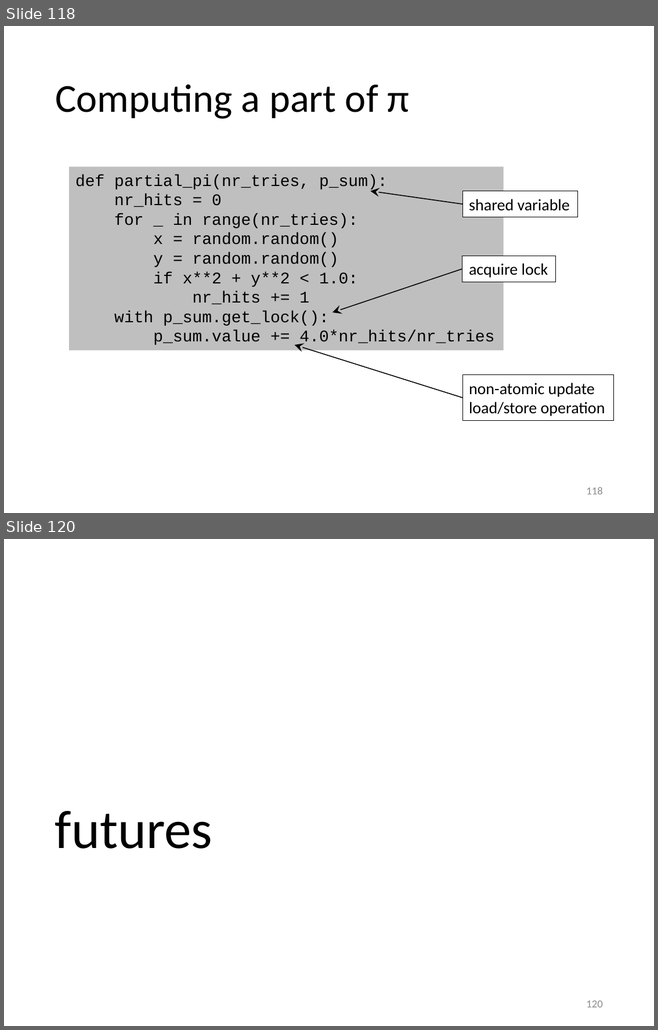
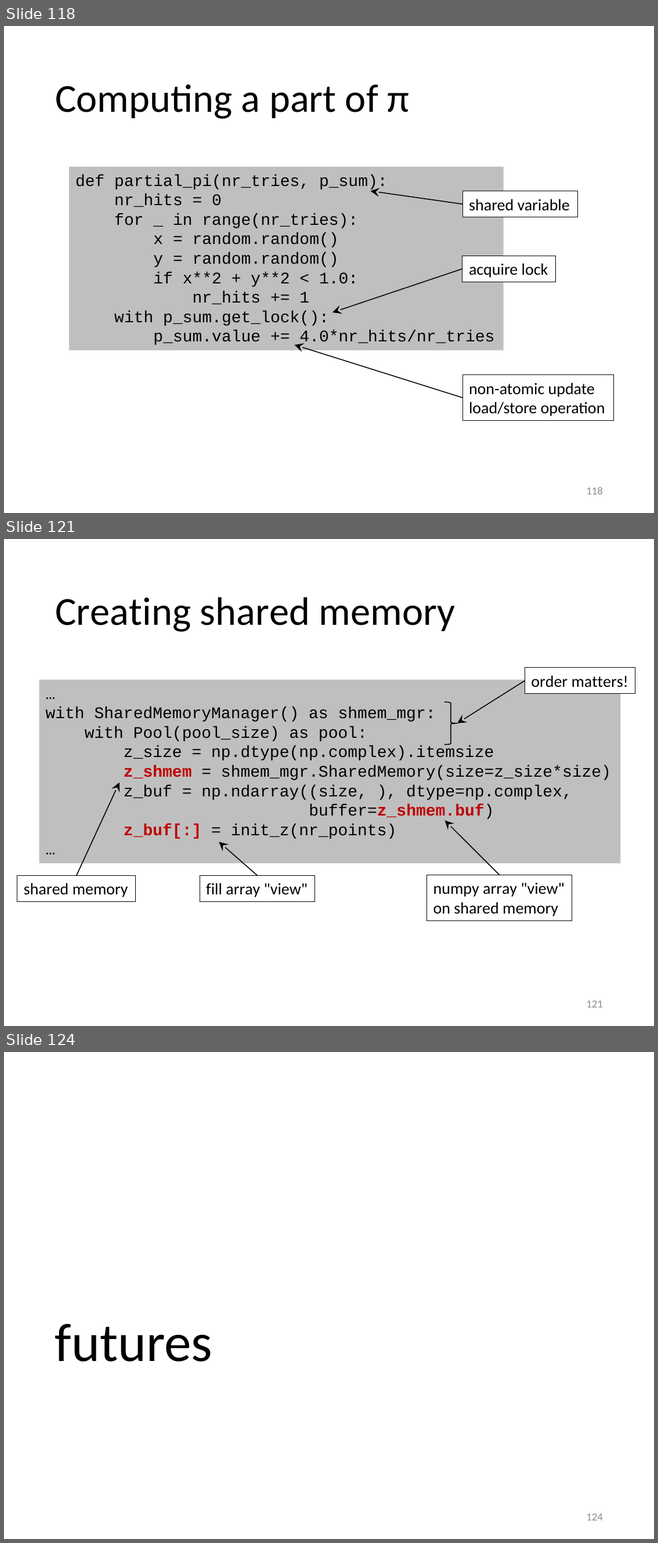
Before and after one commit to gjbex/Python-for-HPC, a slide deck: python_hpc.pptx. Shown one above the other, each under a label of ours: slides 118 and 120 before the commit, slides 118, 121 and 124 after it; the slides between them are not shown. The pictures are 658x1030 and 658x1543 pixels, drawn with LibreOffice and Linux fonts; fonts in the diff are those of the drawing. Boxes give left, top, right and bottom in pixels: in the first picture for what was removed or moved away, otherwise in the second. Text is boxed around its words. In the diff, an @@ line names an element or a change of style, - is before the commit and + after.

Commit message:
Add slides on Python 3.8 shared memory feature

```diff
--- a/python_hpc.pptx
+++ b/python_hpc.pptx
@@ slide 121 added at bbox=[4, 539, 654, 1026], background #FFFFFF @@
@@ title added at bbox=[55, 597, 455, 632], 44 pt, text #000000 @@
+Creating shared memory
@@ rectangle added at bbox=[524, 668, 635, 694], fill #FFFFFF, outline #000000 0.75 pt, 18 pt, text #000000 @@
+order matters!
@@ rectangle added at bbox=[39, 680, 621, 864], fill #BFBFBF, 18 pt, text #000000 @@
+…
+with SharedMemoryManager() as shmem_mgr:
+with Pool(pool_size) as pool:
+z_size = np.dtype(np.complex).itemsize
+z_shmem = shmem_mgr.SharedMemory(size=z_size*size)
+z_buf = np.ndarray((size, ), dtype=np.complex,
+buffer=z_shmem.buf)
+z_buf[:] = init_z(nr_points)
+…
@@ arrow added from (524, 681) to (457, 723), #000000 1 pt @@
@@ right brace added at bbox=[444, 702, 457, 745], outline #000000 1 pt @@
@@ arrow added from (76, 875) to (119, 783), #000000 1 pt @@
@@ arrow added from (499, 875) to (444, 820), #000000 1 pt @@
@@ arrow added from (257, 875) to (219, 842), #000000 1 pt @@
@@ rectangle added at bbox=[18, 875, 136, 901], fill #FFFFFF, outline #000000 0.75 pt, 18 pt, text #000000 @@
+shared memory
@@ rectangle added at bbox=[199, 875, 314, 901], fill #FFFFFF, outline #000000 0.75 pt, 18 pt, text #000000 @@
+fill array "view"
@@ rectangle added at bbox=[427, 875, 572, 921], fill #FFFFFF, outline #000000 0.75 pt, 18 pt, text #000000 @@
+numpy array "view"
+on shared memory
@@ page number added at bbox=[586, 1001, 602, 1008], 12 pt, text #8C8C8C @@
+121
@@ what was slide 120 is now slide 124 @@
@@ page number at bbox=[586, 1514, 602, 1521]: text changed @@
-120
+124
```
Also in this commit, not shown: 1 slide changed, 3 other slides added.
